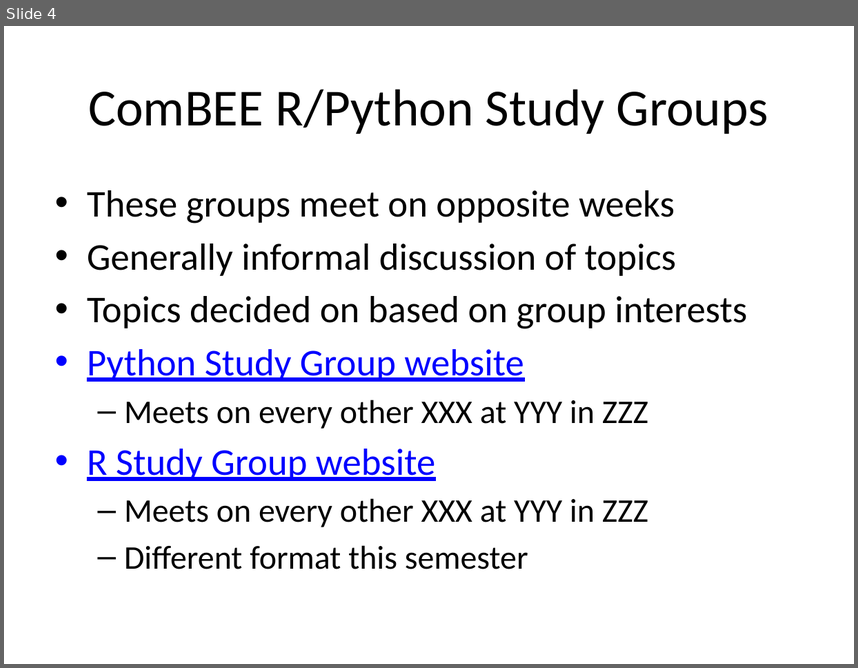
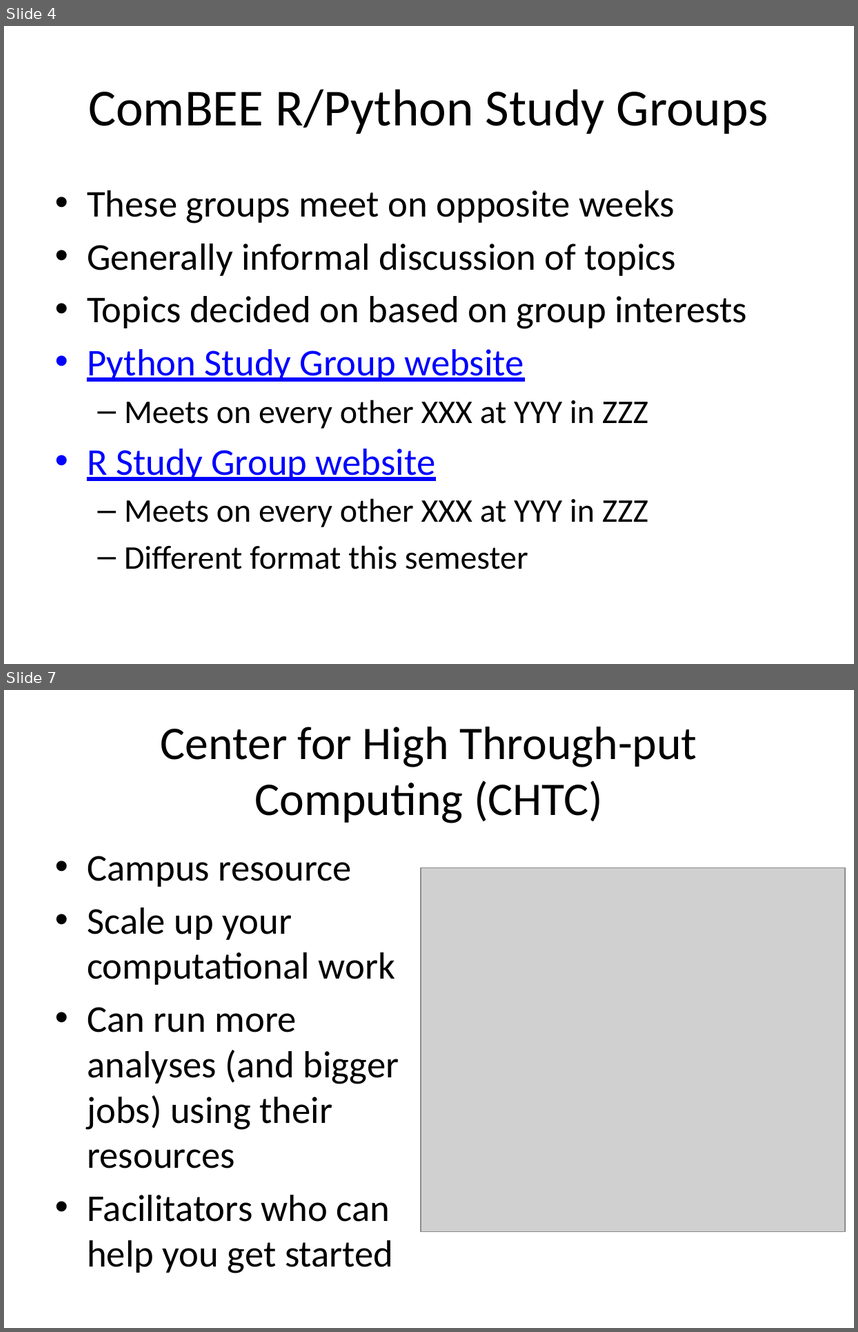
Before and after one commit to ComBEE-UW-Madison/presentations, a slide deck: info/20170830-MDTPorientation.pptx. Shown one above the other, each under a label of ours: slide 4 before the commit, slides 4 and 7 after it; the slides between them are not shown. The pictures are 858x668 and 858x1332 pixels, drawn with LibreOffice and Linux fonts; fonts in the diff are those of the drawing; grey boxes stand for pictures. Boxes give left, top, right and bottom in pixels: in the first picture for what was removed or moved away, otherwise in the second. Text is boxed around its words. In the diff, an @@ line names an element or a change of style, - is before the commit and + after.

```diff
--- a/info/20170830-MDTPorientation.pptx
+++ b/info/20170830-MDTPorientation.pptx
@@ slide 7 added at <box>4,690,854,1328</box>, background #FFFFFF @@
@@ title added at <box>161,727,697,823</box>, 39.6 pt, text #000000 @@
+Center for High Through-put Computing (CHTC)
@@ text added at <box>87,856,399,1273</box>, 32 pt, text #000000 @@
+• Campus resource
+• Scale up your computational work
+• Can run more analyses (and bigger jobs) using their resources
+• Facilitators who can help you get started
@@ picture added at <box>421,867,844,1232</box> @@
```
Also in this commit, not shown: 4 other slides added, 1 other file.
